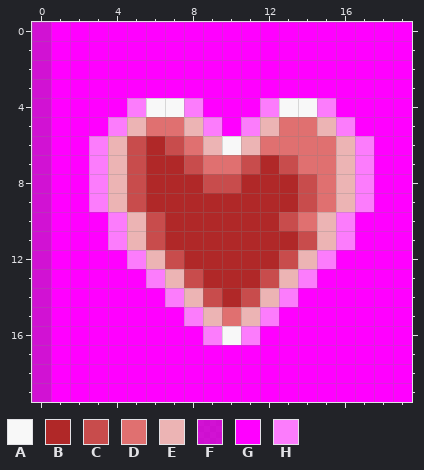
One commit to this pixel-art sprite: heart.png. Above: the version before the commit.
The file is 20x20 pixels.
Palette (. is transparent): A #f8f8f8  B #b02828  C #c84c4c  D #e07070  E #ecb4b4  F #ff00ffbf  G #ff00ff  H #fc7cfc
Pixels before, first column x 0:
 0 FGGGGGGGGGGGGGGGGGGG
 1 FGGGGGGGGGGGGGGGGGGG
 2 FGGGGGGGGGGGGGGGGGGG
 3 FGGGGGGGGGGGGGGGGGGG
 4 FGGGGHAAHGGGHAAHGGGG
 5 FGGGHEDDEHGHEDDEHGGG
 6 FGGHECBCDEAEDDDDEHGG
 7 FGGHECBBCDDCBCDDEHGG
 8 FGGHECBBBCCBBBCDEHGG
 9 FGGHECBBBBBBBBCDEHGG
10 FGGGHECBBBBBBCDEHGGG
11 FGGGHECBBBBBBBCEHGGG
12 FGGGGHECBBBBBCEHGGGG
13 FGGGGGHECBBBCEHGGGGG
14 FGGGGGGHECBCEHGGGGGG
15 FGGGGGGGHEDEHGGGGGGG
16 FGGGGGGGGHAHGGGGGGGG
17 FGGGGGGGGGGGGGGGGGGG
18 FGGGGGGGGGGGGGGGGGGG
19 FGGGGGGGGGGGGGGGGGGG
Now the later version:
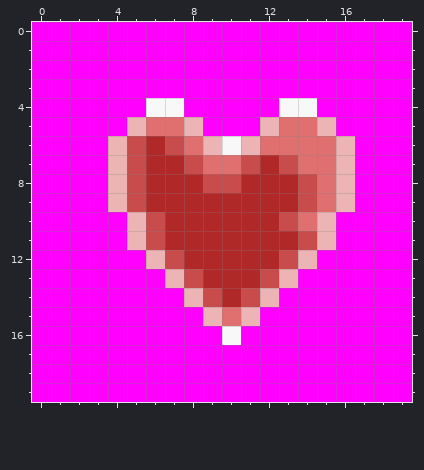
What changed:
y 0..3: x 0 F -> G
y 4: x 0 F -> G; x 5 H -> G; x 8 H -> G; x 12 H -> G; x 15 H -> G
y 5: x 0 F -> G; x 4 H -> G; x 9 H -> G; x 11 H -> G; x 16 H -> G
y 6..9: x 0 F -> G; x 3 H -> G; x 17 H -> G
y 10..11: x 0 F -> G; x 4 H -> G; x 16 H -> G
y 12: x 0 F -> G; x 5 H -> G; x 15 H -> G
y 13: x 0 F -> G; x 6 H -> G; x 14 H -> G
y 14: x 0 F -> G; x 7 H -> G; x 13 H -> G
y 15: x 0 F -> G; x 8 H -> G; x 12 H -> G
y 16: x 0 F -> G; x 9 H -> G; x 11 H -> G
y 17..19: x 0 F -> G
Boxes around the changes in both pictures, in picture pixels (x1, y1, x2, y2):
changed: (32, 22, 374, 402)
